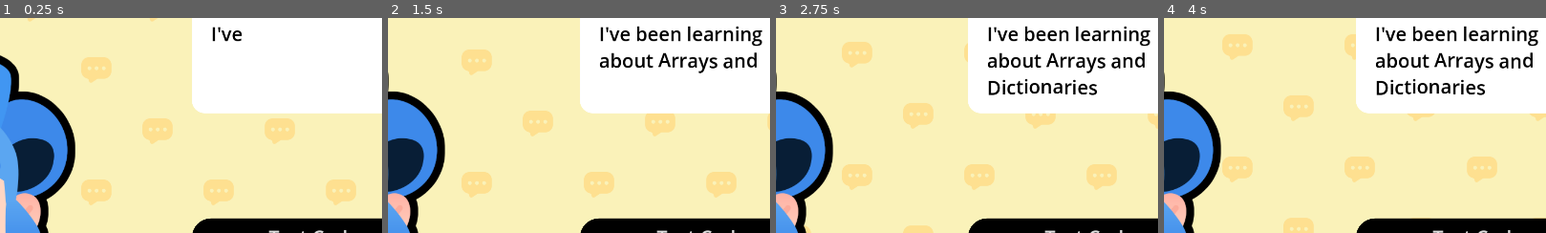
Above: before the commit, frames 1-4 (left to right).
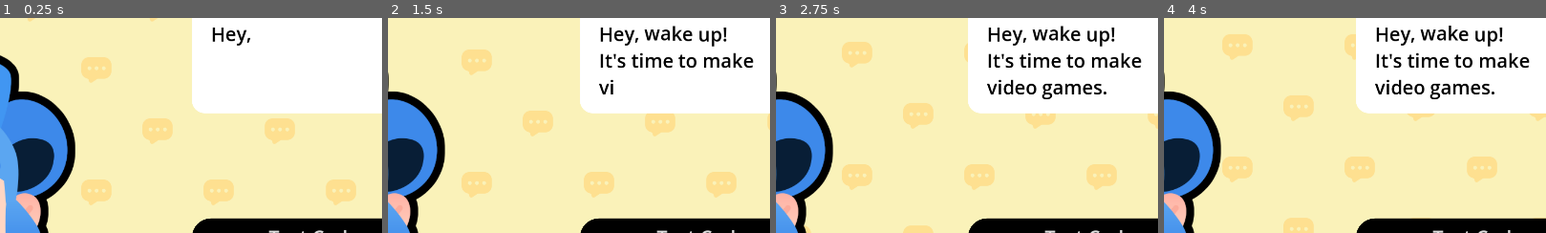
Above: after the commit, the same moments.

Repository: ItsGabe415/M8-Start-A-Dialogue
Game: Godot game, scene res://lessons/dialogue.tscn
The game is run twice, just before and just after one commit, with the same random seed, the same clock (stepped at 60 frames per second) and the same inputs. The project has no main scene, so this scene is started directly. Sound files missing from this copy of the repository are replaced by a short silence.
Inputs:
- Up to frame 1 (0.25 s): no input
- Up to frame 2 (1.5 s): click "Test Code" at 0.5 s; click "Test Code" at 1.25 s
- Up to frame 3 (2.75 s): click "Test Code" at 2 s
- Up to frame 4 (4 s): click "Test Code" at 2.75 s; click "Test Code" at 3.5 s
The pictures show only the part of the screen within x 35-85%, y 16-66%; the shares and areas given below are measured in that part.

The runs differ from the first frame. In frame 1, 0.3% of the frame differs, in the area x 55-66%, y 4-13%; in frame 2, 3.3%; in frame 3, 4.3%; in frame 4, 4.4%, in the area x 55-98%, y 3-38%.
Error before the commit: Invalid assignment of property or key 'disabled' with value of type 'bool' on a base object of type 'null instance'. (res://lessons/dialogue.gd:110)
Error after the commit: Cannot call method 'get_children' on a null value. (res://lessons/dialogue.gd:98)

Commit message:
M8L3 error

Diff:
--- a/lessons/dialogue.gd
+++ b/lessons/dialogue.gd
@@ -18,114 +18,96 @@
 var dialogue_items: Array[Dictionary] = [
 	{
 		"expression": expressions["regular"],
-		"text": "I've been learning about [wave]Arrays and Dictionaries[/wave]",
-		"character": bodies["sophia"]
+		"text": "[wave]Hey, wake up![/wave]\nIt's time to make video games.",
+		"character": bodies["sophia"],
+		"choices": {
+			"Let me sleep a little longer": 2,
+			"Let's do it!": 1,
+		},
 	},
 	{
-		"expression": expressions["regular"],
-		"text": "How has it been going?",
-		"character": bodies["pink"]
+		"expression": expressions["happy"],
+		"text": "Great! Your first task will be to write a [b]dialogue tree[/b].",
+		"character": bodies["sophia"],
+		"choices": {
+			"I will do my best": 3,
+			"No, let me go back to sleep": 2,
+		},
 	},
 	{
 		"expression": expressions["sad"],
-		"text": "... Well... it is a little bit [shake]complicated[/shake]!",
-		"character": bodies["sophia"]
-	},
-	{
-		"expression": expressions["sad"],
-		"text": "Oh!",
-		"character": bodies["pink"]
-	},
-	{
-		"expression": expressions["regular"],
-		"text": "I believe in you!",
-		"character": bodies["pink"]
+		"text": "Oh, come on! It'll be fun.",
+		"character": bodies["pink"],
+		"choices": {
+			"No, really, let me go back to sleep": 0,
+			"Alright, I'll try": 1,
+		},
 	},
 	{
 		"expression": expressions["happy"],
-		"text": "If you stick to it, you'll eventually make it!",
-		"character": bodies["pink"]
+		"text": "That's the spirit! [wave]You can do it![/wave]",
+		"character": bodies["pink"],
+		"choices": {"Okay! (Quit)": - 1},
 	},
-	{
-		"expression": expressions["happy"],
-		"text": "That's it! Let's [tornado freq=3.0][rainbow val=1.0]GOOOOOO!!![/rainbow][/tornado]",
-		"character": bodies["sophia"]
-	}
 ]
-var current_item_index := 0
-
-## UI element that shows the texts
-@onready var rich_text_label: RichTextLabel = %RichTextLabel
-## UI element that progresses to the next text
-@onready var next_button: Button = %NextButton
-## Audio player that plays voice sounds while text is being written
-@onready var audio_stream_player: AudioStreamPlayer = %AudioStreamPlayer
-## The character
-@onready var body: TextureRect = %Body
-## The Expression
-@onready var expression: TextureRect = %Expression
 
 
+
+@onready var rich_text_label: RichTextLabel = %RichTextLabel
+
+@onready var audio_stream_player: AudioStreamPlayer = %AudioStreamPlayer
+
+@onready var body: TextureRect = %Body
+
+@onready var expression: TextureRect = %Expression
+@onready var action_buttons_v_box_container: VBoxContainer = %ActionButtonsVBoxContainer
+
 func _ready() -> void:
-	show_text()
-	next_button.pressed.connect(advance)
+	show_text(0)
 
 
-## Draws the current text to the rich text element
-func show_text() -> void:
-	# We retrieve the current item from the array
+func show_text(current_item_index: int) -> void:
+
 	var current_item := dialogue_items[current_item_index]
-	# from the item, we extract the properties.
-	# We set the text to the rich text control
-	# And we set the appropriate expression texture
+
 	rich_text_label.text = current_item["text"]
 	expression.texture = current_item["expression"]
 	body.texture = current_item["character"]
+	create_buttons(current_item["choices"])
 
-	# We set the initial visible ratio to the text to 0, so we can change it in the tween
 	rich_text_label.visible_ratio = 0.0
-	# We create a tween that will draw the text
+
 	var tween := create_tween()
-	# A variable that holds the amount of time for the text to show, in seconds
-	# We could write this directly in the tween call, but this is clearer.
-	# We will also use this for deciding on the sound length
+
 	var text_appearing_duration: float = current_item["text"].length() / 30.0
-	# We show the text slowly
+
 	tween.tween_property(rich_text_label, "visible_ratio", 1.0, text_appearing_duration)
-	# We randomize the audio playback's start time to make it sound different
-	# every time.
-	# We obtain the last possible offset in the sound that we can start from
+
 	var sound_max_offset := audio_stream_player.stream.get_length() - text_appearing_duration
-	# We pick a random position on that length
+
 	var sound_start_position := randf() * sound_max_offset
-	# We start playing the sound
+
 	audio_stream_player.play(sound_start_position)
 	# We make sure the sound stops when the text finishes displaying
 	tween.finished.connect(audio_stream_player.stop)
 
-	# We animate the character sliding in.
 	slide_in()
 
-	# Finally, we disable the next button until the text finishes displaying.
-	next_button.disabled = true
-	tween.finished.connect(func() -> void:
-		next_button.disabled = false
-	)
 
+func create_buttons(choices_data: Dictionary) -> void:
+	for button in action_buttons_v_box_container.get_children():
+		button.queue_free()
+	# We loop over all the dictionary keys
+	for choice_text in choices_data:
+		var button := Button.new()
+		action_buttons_v_box_container.add_child(button)
+		button.text = choice_text
+		var target_line_idx: int = choices_data[choice_text]
+		if target_line_idx == -1:
+			button.pressed.connect(get_tree().quit)
+		else:
+			button.pressed.connect(show_text.bind(target_line_idx))
 
-## Progresses to the next slide.
-func advance() -> void:
-	# We increment the slide amount by 1
-	current_item_index += 1
-	if current_item_index == dialogue_items.size():
-		# if we reached the last slide, quit
-		get_tree().quit()
-	else:
-		# otherwise, show the text
-		show_text()
-
-
-## Animates the character when they start talking
 func slide_in() -> void:
 	var slide_tween := create_tween()
 	slide_tween.set_ease(Tween.EASE_OUT)
